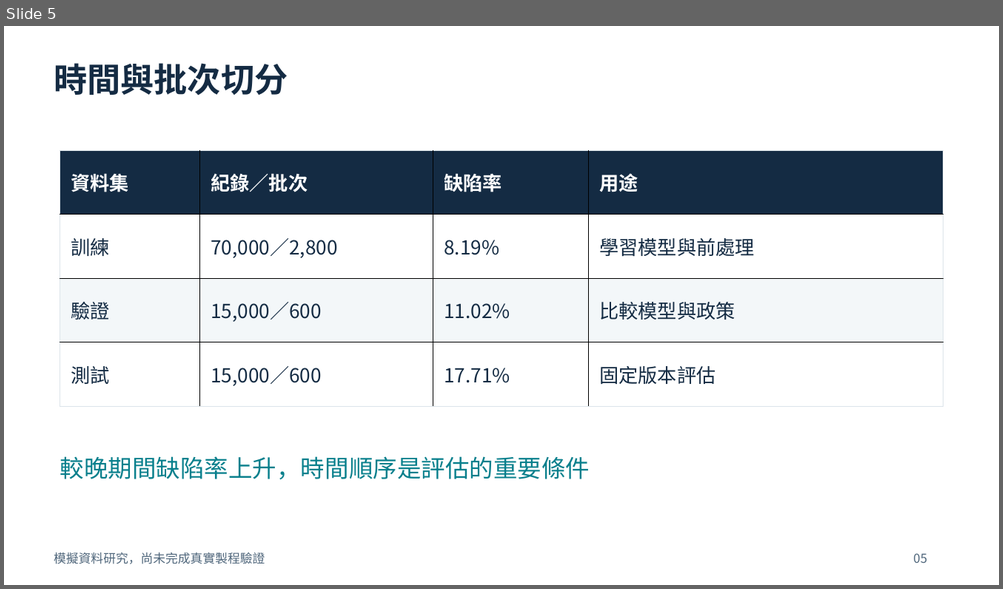
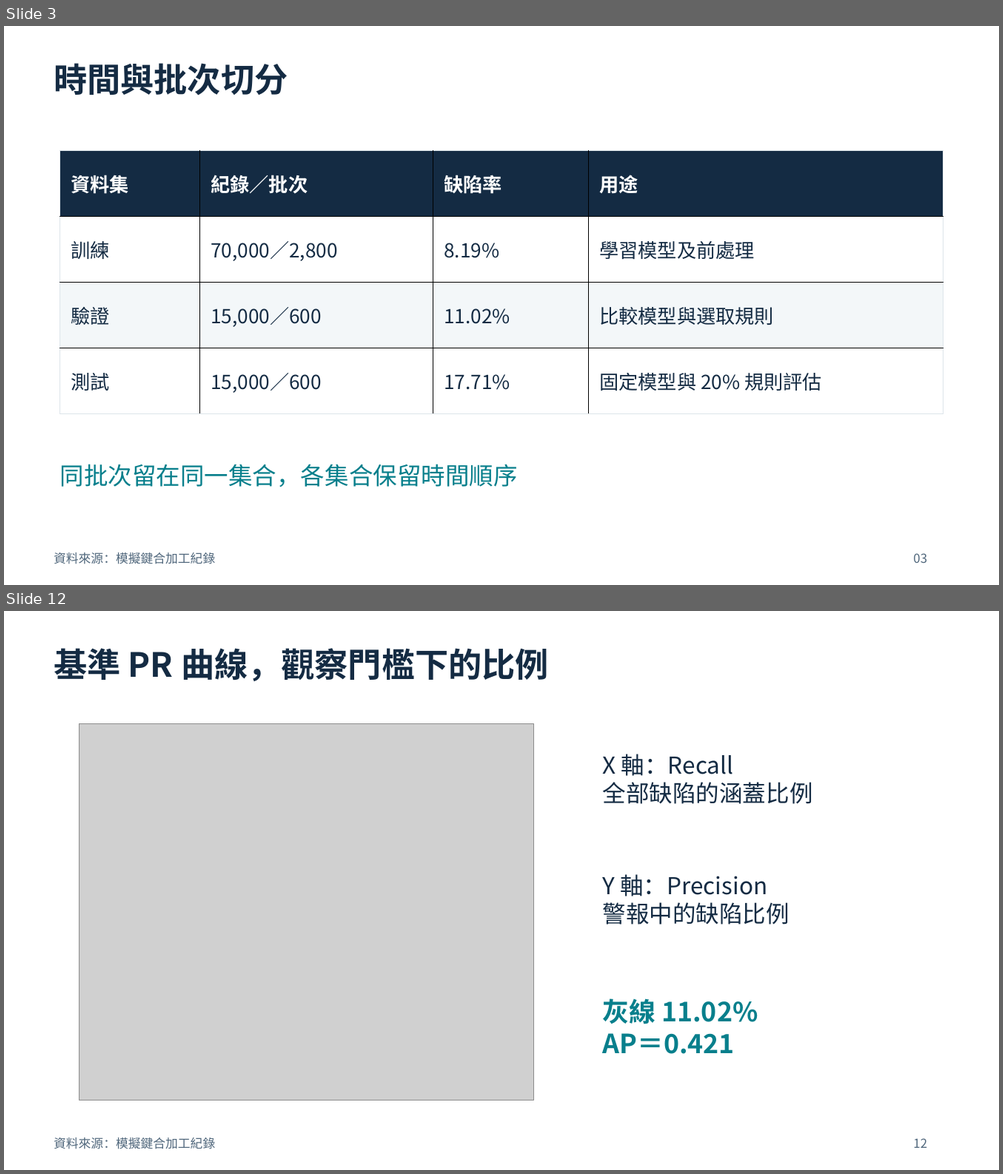
Before and after one commit to chelsietao/soic-bonding-quality-risk-prediction, a slide deck: presentations/SoIC_Process_Engineer_Briefing_ZH.pptx. Shown one above the other, each under a label of ours: slide 5 before the commit, slides 3 and 12 after it; the slides between them are not shown. The pictures are 1003x589 and 1003x1174 pixels, drawn with LibreOffice and Linux fonts; fonts in the diff are those of the drawing; grey boxes stand for pictures. Boxes give left, top, right and bottom in pixels: in the first picture for what was removed or moved away, otherwise in the second. Text is boxed around its words. In the diff, an @@ line names an element or a change of style, - is before the commit and + after.

Commit message:
Include every Colab figure and expand concrete analysis in bilingual docs and deck

```diff
--- a/presentations/SoIC_Process_Engineer_Briefing_ZH.pptx
+++ b/presentations/SoIC_Process_Engineer_Briefing_ZH.pptx
@@ slide 12 added at <box>4,611,999,1170</box>, background #FFFFFF @@
@@ text added at <box>54,648,549,681</box>, 32.2 pt, text #142B43, bold @@
+基準 PR 曲線，觀察門檻下的比例
@@ picture added at <box>79,723,534,1100</box> @@
@@ text added at <box>602,754,812,804</box>, 22.5 pt, text #142B43 @@
+X 軸：Recall
+全部缺陷的涵蓋比例
@@ text added at <box>602,874,788,925</box>, 22.5 pt, text #142B43 @@
+Y 軸：Precision
+警報中的缺陷比例
@@ text added at <box>602,999,757,1054</box>, 25.5 pt, text #087F8C, bold @@
+灰線 11.02%
+AP＝0.421
@@ text added at <box>54,1138,215,1150</box>, 12 pt, text #50677C @@
+資料來源：模擬鍵合加工紀錄
@@ text added at <box>913,1139,927,1148</box>, 12 pt, text #50677C @@
+12
@@ what was slide 5 is now slide 3 @@
@@ slide 3 changed as well @@
@@ table at <box>60,150,942,414</box> @@
-row 2, column 4: 學習模型與前處理
+row 2, column 4: 學習模型及前處理
-row 3, column 4: 比較模型與政策
+row 3, column 4: 比較模型與選取規則
-row 4, column 4: 固定版本評估
+row 4, column 4: 固定模型與 20% 規則評估
@@ text at <box>60,464,518,488</box>: text changed @@
-較晚期間缺陷率上升，時間順序是評估的重要條件
+同批次留在同一集合，各集合保留時間順序
@@ text at <box>54,553,215,565</box>: text changed @@
-模擬資料研究，尚未完成真實製程驗證
+資料來源：模擬鍵合加工紀錄
@@ text at <box>913,554,927,563</box>: text changed @@
-05
+03
```
Also in this commit, not shown: 3 other slides changed, 19 other slides added, 16 slides removed, 13 other files.
